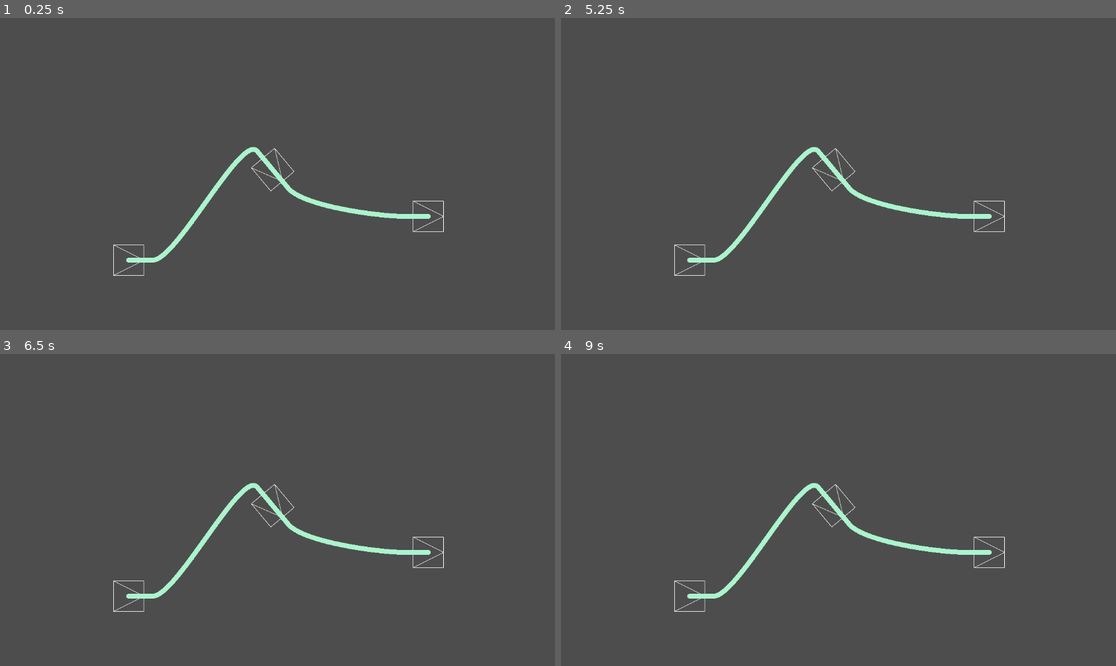
Above: before the commit, frames 1-4 (two rows, left to right).
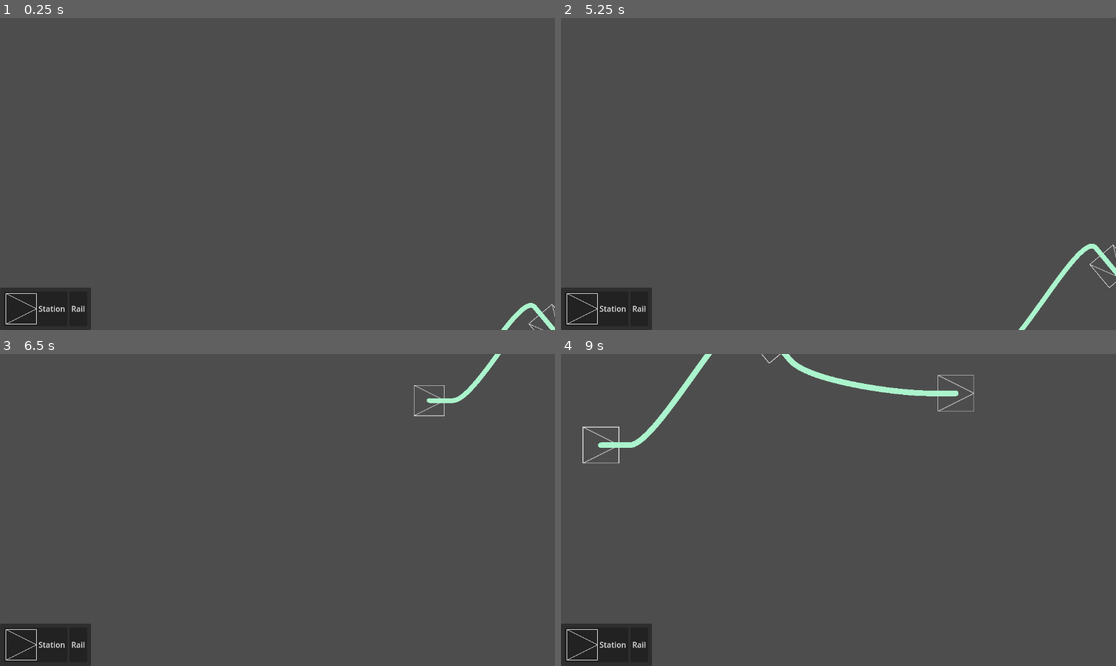
Above: after the commit, the same moments.

Repository: Vakrim/poszynach
Game: Godot game, scene res://main.tscn
Same seed, same stepped clock (60 frames per second), same inputs: the game is played once before the commit and once after it.
Inputs (mouse positions are in pixels of both pictures, inside the frame that each line leads up to):
- Up to frame 1 (0.25 s): no input
- Up to frame 2 (5.25 s): click (594, 308) at 0.5 s, where only the run after the commit has a clickable "Station"; click (638, 308) at 1.25 s, where only the run after the commit has a clickable "Rail"; click (594, 308) at 2 s, where only the run after the commit has a clickable "Station"; click (638, 308) at 2.75 s, where only the run after the commit has a clickable "Rail"; click (594, 308) at 3.5 s, where only the run after the commit has a clickable "Station"; click (638, 308) at 4.25 s, where only the run after the commit has a clickable "Rail"; tap Enter at 5 s; move the mouse to (960, 158) at 5.02 s; hold S (camera_move_down, bound only after the commit) from 5.03 s (still down)
- Up to frame 3 (6.5 s): tap A (camera_move_left, bound only after the commit) at 5.3, 5.85 s; move the mouse to (166, 525) at 5.77 s; release S (camera_move_down, bound only after the commit) at 5.78 s; tap D (camera_move_right, bound only after the commit) at 6.05 s
- Up to frame 4 (9 s): move the mouse to (894, 441) at 6.52 s; hold D (camera_move_right, bound only after the commit) 6.53-7.28 s; tap W (camera_move_up, bound only after the commit) at 6.8, 7.35 s; move the mouse to (810, 572) at 7.27 s; right-click (810, 572) at 7.55 s; move the mouse to (1005, 556) at 8.02 s; right-click (1005, 556) at 8.1 s; tap Mouse wheel up (camera_zoom_in, bound only after the commit) at 8.3, 8.85 s; move the mouse to (672, 463) at 8.77 s

The runs differ from the first frame. In frame 1, 3.8% of the frame differs, in the area x 0-100%, y 41-100%; in frame 2, 4.1%; in frame 3, 3.9%; in frame 4, 5.0%, in the area x 0-80%, y 0-100%.

Commit message:
camera and ui

Diff:
--- /dev/null
+++ b/camera_2d.gd
@@ -0,0 +1,59 @@
+extends Camera2D
+
+@export var zoom_speed: float = 10;
+
+var zoom_target: Vector2
+
+var drag_start_mouse_pos = Vector2.ZERO
+var drag_start_camera_pos = Vector2.ZERO
+var is_dragging: bool = false
+
+func _ready():
+	zoom_target = zoom
+
+func _process(delta):
+	zoom_on_key_pressed(delta)
+	pan_on_key_pressed(delta)
+	click_and_drag()
+
+func zoom_on_key_pressed(delta):
+
+	if Input.is_action_just_pressed("camera_zoom_in"):
+		print('demo')
+
+		zoom_target *= 1.1
+
+	if Input.is_action_just_pressed("camera_zoom_out"):
+		zoom_target *= 0.9
+
+	zoom = zoom.slerp(zoom_target, zoom_speed * delta)
+
+func pan_on_key_pressed(delta):
+	var move_amount = Vector2.ZERO
+	if Input.is_action_pressed("camera_move_right"):
+		move_amount.x += 1
+
+	if Input.is_action_pressed("camera_move_left"):
+		move_amount.x -= 1
+
+	if Input.is_action_pressed("camera_move_up"):
+		move_amount.y -= 1
+
+	if Input.is_action_pressed("camera_move_down"):
+		move_amount.y += 1
+
+	move_amount = move_amount.normalized()
+	position += move_amount * delta * 1000 * (1 / zoom.x)
+
+func click_and_drag():
+	if !is_dragging and Input.is_action_just_pressed("camera_pan"):
+		drag_start_mouse_pos = get_viewport().get_mouse_position()
+		drag_start_camera_pos = position
+		is_dragging = true
+
+	if is_dragging and Input.is_action_just_released("camera_pan"):
+		is_dragging = false
+
+	if is_dragging:
+		var move_vector = get_viewport().get_mouse_position() - drag_start_mouse_pos
+		position = drag_start_camera_pos - move_vector * 1 / zoom.x
--- a/main.tscn
+++ b/main.tscn
@@ -1,9 +1,12 @@
-[gd_scene load_steps=3 format=3 uid="uid://dw1lfjjy50q3f"]
+[gd_scene load_steps=6 format=3 uid="uid://dw1lfjjy50q3f"]
 
 [ext_resource type="PackedScene" uid="uid://big6vb18w4rqm" path="res://station/station.tscn" id="1_o7if4"]
 [ext_resource type="PackedScene" uid="uid://c1rx5iwr0xdrm" path="res://rail_connection/rail_connection.tscn" id="2_au8oa"]
+[ext_resource type="Script" path="res://camera_2d.gd" id="3_nxi0b"]
+[ext_resource type="Theme" uid="uid://b7dceiu384spx" path="res://theme.tres" id="4_8oag3"]
+[ext_resource type="Texture2D" uid="uid://ck30clohywxv1" path="res://station/station.png" id="4_l2cl8"]
 
-[node name="Node2D" type="Node2D"]
+[node name="Main" type="Node"]
 
 [node name="Station" parent="." instance=ExtResource("1_o7if4")]
 position = Vector2(267, 503)
@@ -22,3 +25,36 @@
 [node name="Connection2" parent="." node_paths=PackedStringArray("start_station", "end_station") instance=ExtResource("2_au8oa")]
 start_station = NodePath("../Station2")
 end_station = NodePath("../Station3")
+
+[node name="Camera2D" type="Camera2D" parent="."]
+position_smoothing_enabled = true
+position_smoothing_speed = 10.0
+script = ExtResource("3_nxi0b")
+
+[node name="UI" type="CanvasLayer" parent="."]
+
+[node name="PanelContainer" type="PanelContainer" parent="UI"]
+anchors_preset = 2
+anchor_top = 1.0
+anchor_bottom = 1.0
+offset_top = -88.0
+offset_right = 189.0
+grow_vertical = 0
+theme = ExtResource("4_8oag3")
+
+[node name="MarginContainer" type="MarginContainer" parent="UI/PanelContainer"]
+layout_mode = 2
+
+[node name="HBoxContainer" type="HBoxContainer" parent="UI/PanelContainer/MarginContainer"]
+layout_mode = 2
+
+[node name="Button" type="Button" parent="UI/PanelContainer/MarginContainer/HBoxContainer"]
+layout_mode = 2
+focus_mode = 0
+text = "Station"
+icon = ExtResource("4_l2cl8")
+
+[node name="Button2" type="Button" parent="UI/PanelContainer/MarginContainer/HBoxContainer"]
+layout_mode = 2
+focus_mode = 0
+text = "Rail"
--- a/project.godot
+++ b/project.godot
@@ -15,6 +15,44 @@
 config/features=PackedStringArray("4.3", "GL Compatibility")
 config/icon="res://icon.svg"
 
+[input]
+
+camera_zoom_in={
+"deadzone": 0.5,
+"events": [Object(InputEventMouseButton,"resource_local_to_scene":false,"resource_name":"","device":-1,"window_id":0,"alt_pressed":false,"shift_pressed":false,"ctrl_pressed":false,"meta_pressed":false,"button_mask":0,"position":Vector2(0, 0),"global_position":Vector2(0, 0),"factor":1.0,"button_index":4,"canceled":false,"pressed":false,"double_click":false,"script":null)
+]
+}
+camera_zoom_out={
+"deadzone": 0.5,
+"events": [Object(InputEventMouseButton,"resource_local_to_scene":false,"resource_name":"","device":-1,"window_id":0,"alt_pressed":false,"shift_pressed":false,"ctrl_pressed":false,"meta_pressed":false,"button_mask":0,"position":Vector2(0, 0),"global_position":Vector2(0, 0),"factor":1.0,"button_index":5,"canceled":false,"pressed":false,"double_click":false,"script":null)
+]
+}
+camera_move_up={
+"deadzone": 0.5,
+"events": [Object(InputEventKey,"resource_local_to_scene":false,"resource_name":"","device":-1,"window_id":0,"alt_pressed":false,"shift_pressed":false,"ctrl_pressed":false,"meta_pressed":false,"pressed":false,"keycode":0,"physical_keycode":87,"key_label":0,"unicode":119,"location":0,"echo":false,"script":null)
+]
+}
+camera_move_down={
+"deadzone": 0.5,
+"events": [Object(InputEventKey,"resource_local_to_scene":false,"resource_name":"","device":-1,"window_id":0,"alt_pressed":false,"shift_pressed":false,"ctrl_pressed":false,"meta_pressed":false,"pressed":false,"keycode":0,"physical_keycode":83,"key_label":0,"unicode":115,"location":0,"echo":false,"script":null)
+]
+}
+camera_move_left={
+"deadzone": 0.5,
+"events": [Object(InputEventKey,"resource_local_to_scene":false,"resource_name":"","device":-1,"window_id":0,"alt_pressed":false,"shift_pressed":false,"ctrl_pressed":false,"meta_pressed":false,"pressed":false,"keycode":0,"physical_keycode":65,"key_label":0,"unicode":97,"location":0,"echo":false,"script":null)
+]
+}
+camera_move_right={
+"deadzone": 0.5,
+"events": [Object(InputEventKey,"resource_local_to_scene":false,"resource_name":"","device":-1,"window_id":0,"alt_pressed":false,"shift_pressed":false,"ctrl_pressed":false,"meta_pressed":false,"pressed":false,"keycode":0,"physical_keycode":68,"key_label":0,"unicode":100,"location":0,"echo":false,"script":null)
+]
+}
+camera_pan={
+"deadzone": 0.5,
+"events": [Object(InputEventMouseButton,"resource_local_to_scene":false,"resource_name":"","device":-1,"window_id":0,"alt_pressed":false,"shift_pressed":false,"ctrl_pressed":false,"meta_pressed":false,"button_mask":0,"position":Vector2(0, 0),"global_position":Vector2(0, 0),"factor":1.0,"button_index":2,"canceled":false,"pressed":false,"double_click":false,"script":null)
+]
+}
+
 [rendering]
 
 renderer/rendering_method="gl_compatibility"
--- /dev/null
+++ b/theme.tres
@@ -0,0 +1,7 @@
+[gd_resource type="Theme" format=3 uid="uid://b7dceiu384spx"]
+
+[resource]
+MarginContainer/constants/margin_bottom = 8
+MarginContainer/constants/margin_left = 8
+MarginContainer/constants/margin_right = 8
+MarginContainer/constants/margin_top = 8
